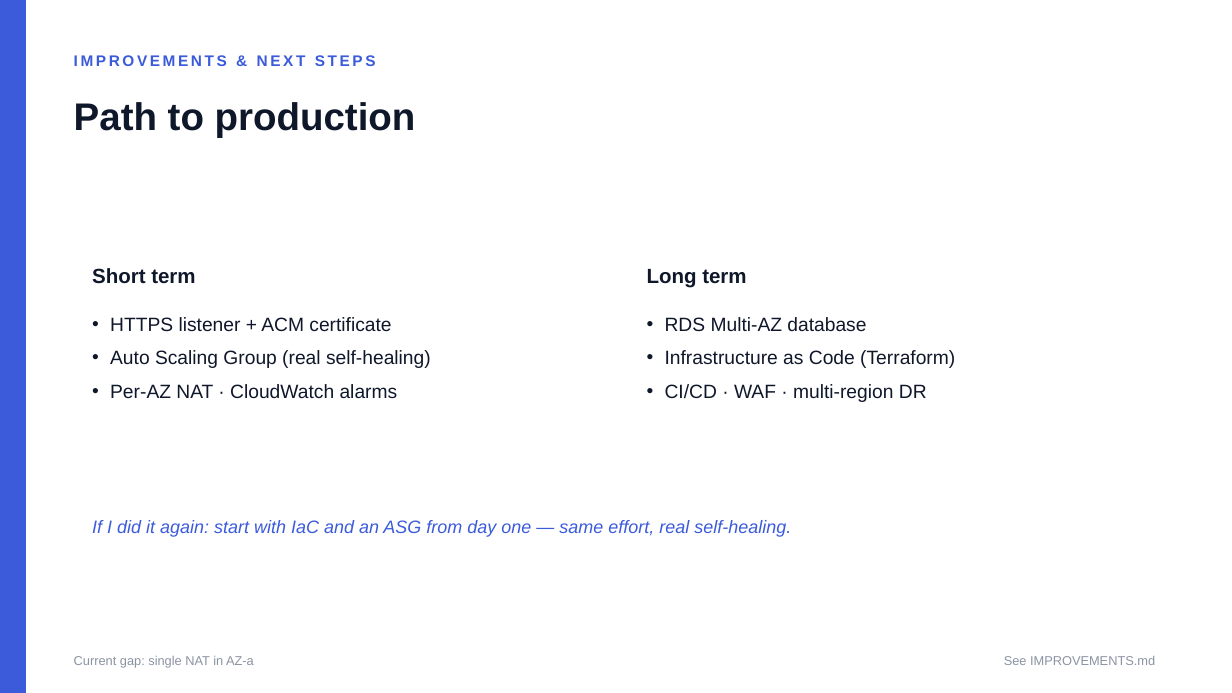
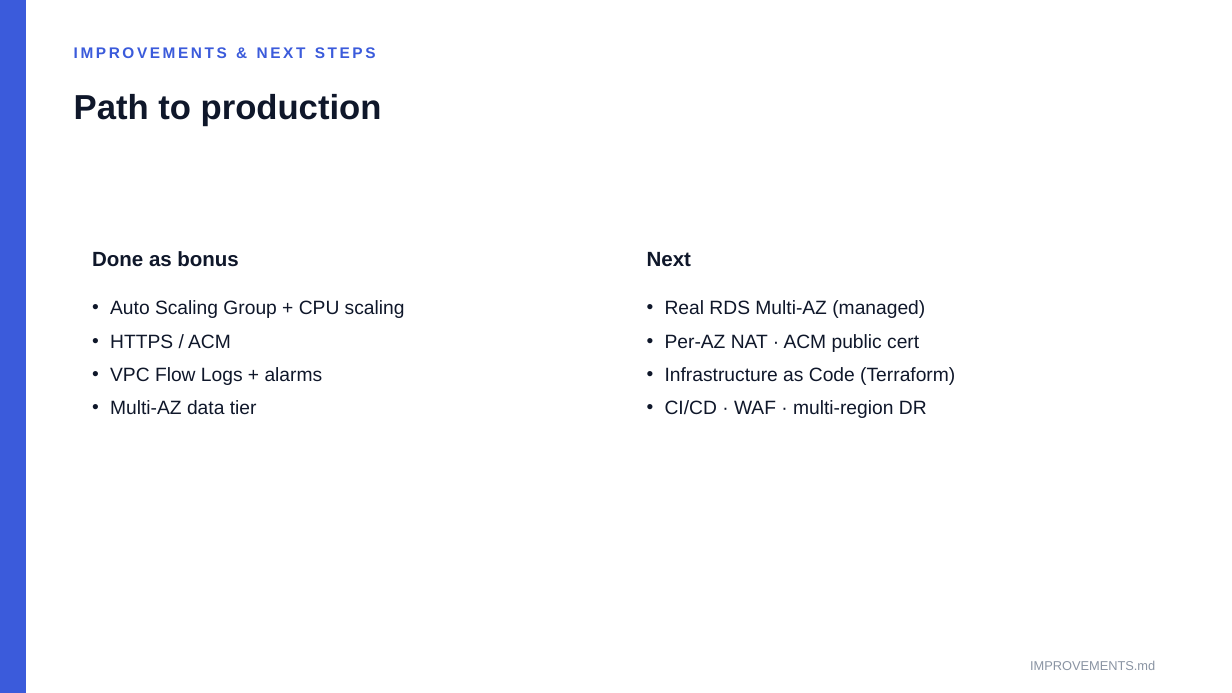
Before and after one commit to Draian123/ce-project-1-three-tier-architecture, a slide deck: slide 21 of presentation/three-tier-slides.pptx (slide 8 before the commit). Drawn at 1232x693 pixels with LibreOffice and Linux fonts; fonts in the diff are those of the drawing. Boxes give left, top, right and bottom in pixels: in the first picture for what was removed or moved away, otherwise in the second. Text is boxed around its words. In the diff, an @@ line names an element or a change of style, - is before the commit and + after.

```diff
--- a/presentation/three-tier-slides.pptx
+++ b/presentation/three-tier-slides.pptx
@@ text "IMPROVEMENTS & NEXT STEPS" moved from (x1=74, y1=55, x2=376, y2=66) to (x1=74, y1=47, x2=376, y2=58) @@
@@ text "Path to production" at (x1=74, y1=94, x2=382, y2=126): size 30 to 27 pt @@
@@ text "Next" moved from (x1=647, y1=269, x2=955, y2=402) to (x1=647, y1=252, x2=955, y2=418) @@
@@ text at (x1=92, y1=251, x2=405, y2=414): text changed @@
-Short term
-• HTTPS listener + ACM certificate
-• Auto Scaling Group (real self-healing)
-• Per-AZ NAT · CloudWatch alarms
+Done as bonus
+• Auto Scaling Group + CPU scaling
+• HTTPS / ACM
+• VPC Flow Logs + alarms
+• Multi-AZ data tier
@@ text at (x1=647, y1=252, x2=925, y2=352): text changed @@
-Long term
-• RDS Multi-AZ database
+Next
+• Real RDS Multi-AZ (managed)
+• Per-AZ NAT · ACM public cert
@@ text removed at (x1=92, y1=520, x2=791, y2=537) @@
-If I did it again: start with IaC and an ASG from day one — same effort, real self-healing.
@@ text removed at (x1=74, y1=656, x2=254, y2=668) @@
-Current gap: single NAT in AZ-a
@@ text at (x1=1030, y1=661, x2=1155, y2=670): text changed @@
-See IMPROVEMENTS.md
+IMPROVEMENTS.md
```
Also in this commit, not shown: 3 other slides changed, 18 slides added, 5 slides removed, 9 other files.
